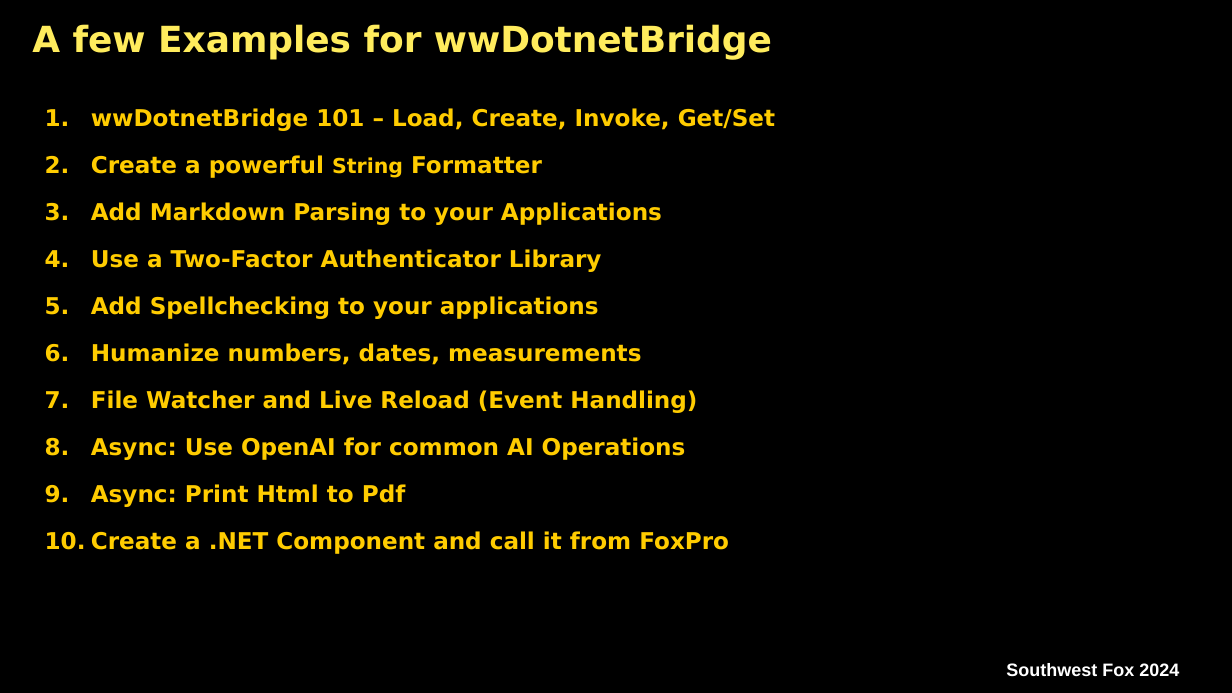
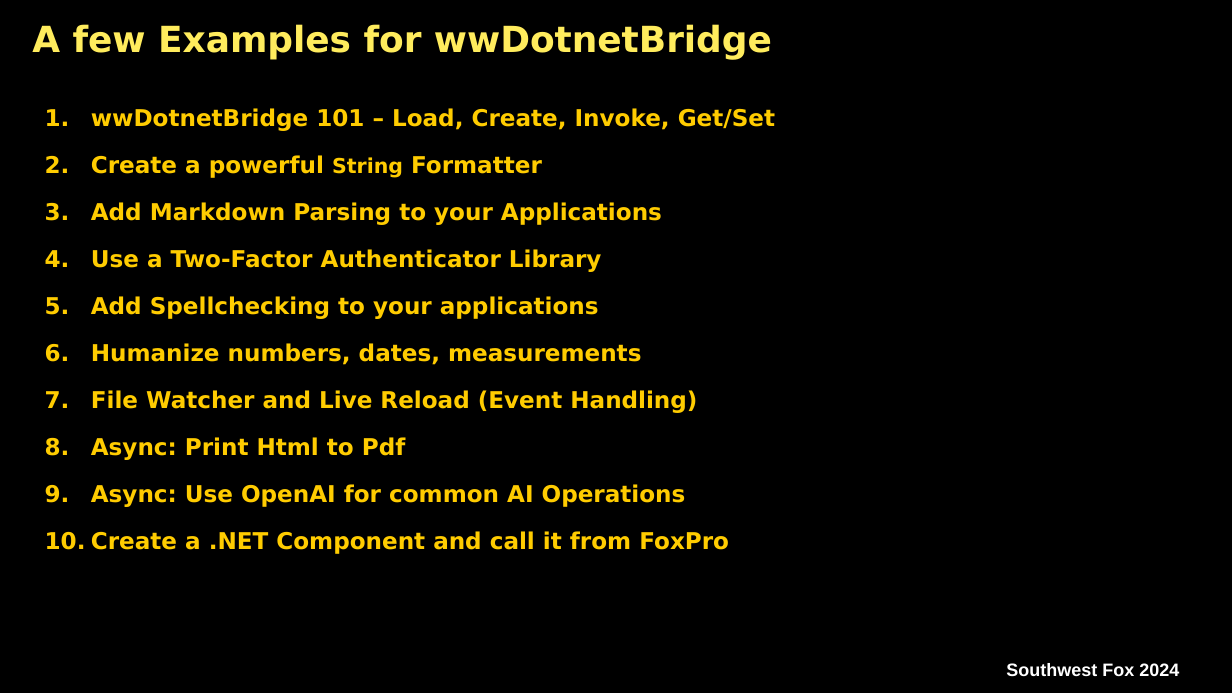
Before and after one commit to RickStrahl/swfox2024-wwdotnetbridge-revisited, a slide deck: slide 5 of Documents/Strahl-swFox2024-wwDotnetBridge-Revisited.pptx. Drawn at 1232x693 pixels with LibreOffice and Linux fonts; fonts in the diff are those of the drawing; background and template pictures are left out. Boxes give left, top, right and bottom in pixels: in the first picture for what was removed or moved away, otherwise in the second. Text is boxed around its words. In the diff, an @@ line names an element or a change of style, - is before the commit and + after.

```diff
--- a/Documents/Strahl-swFox2024-wwDotnetBridge-Revisited.pptx
+++ b/Documents/Strahl-swFox2024-wwDotnetBridge-Revisited.pptx
@@ text at [91,437,405,460]: paragraph added @@
+8. Async: Print Html to Pdf
@@ text at [91,484,405,507]: paragraph removed @@
-9. Async: Print Html to Pdf
```
Also in this commit, not shown: 5 other slides changed, 2 slides added, 15 other files.
